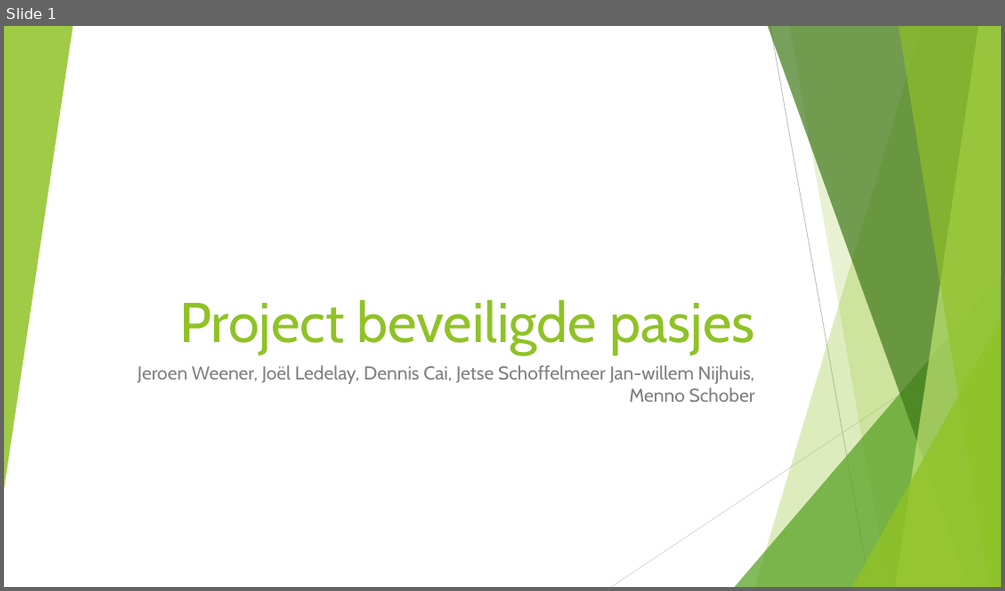
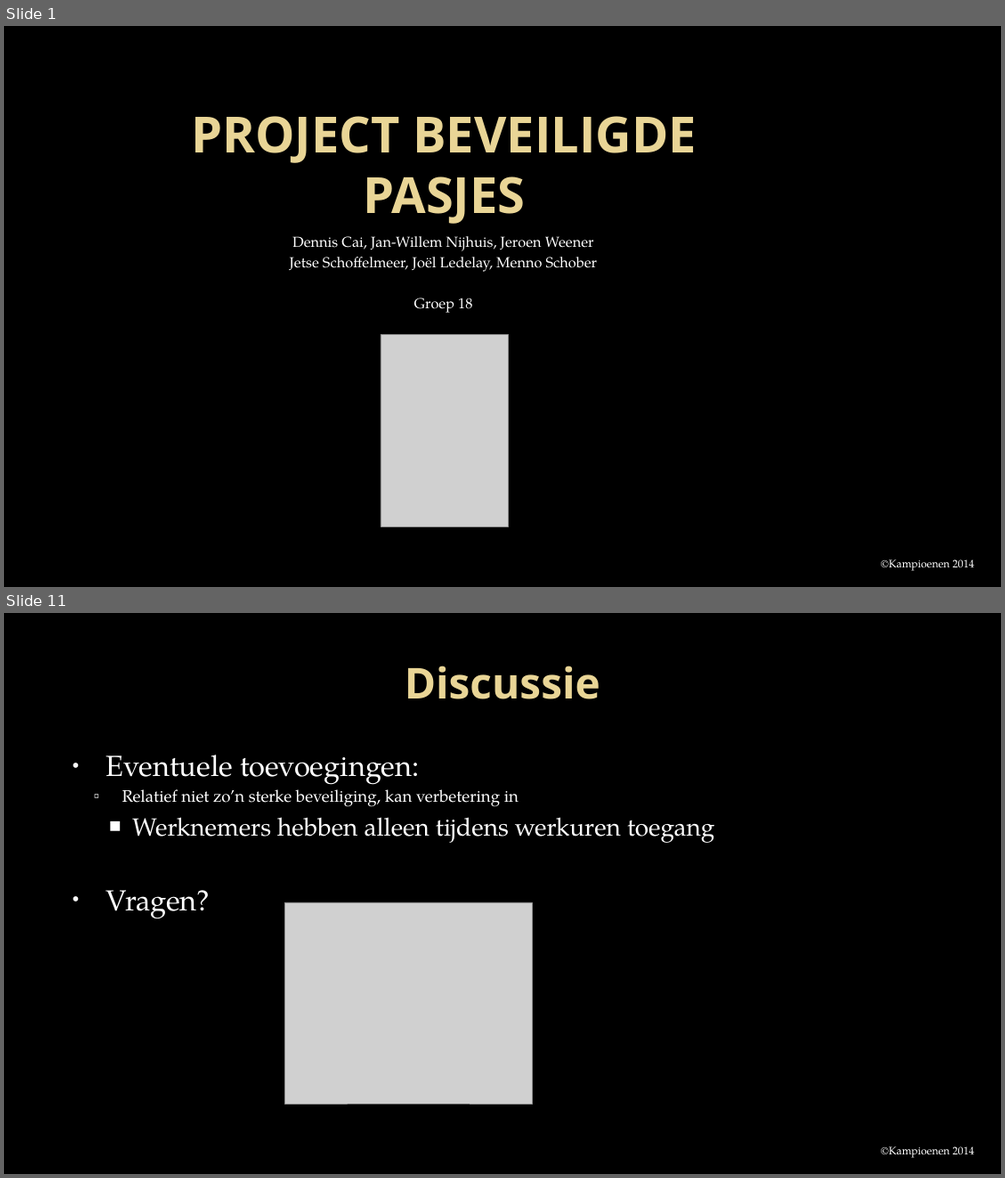
Before and after one commit to Projectgroep-18/Beveiligde-Pasjes, a slide deck: presentatie/Project beveiligde pasjes.pptx. Shown one above the other, each under a label of ours: slide 1 before the commit, slides 1 and 11 after it; the slides between them are not shown. The pictures are 1005x591 and 1005x1178 pixels, drawn with LibreOffice and Linux fonts; fonts in the diff are those of the drawing; grey boxes stand for pictures; background and template pictures are left out. Boxes give left, top, right and bottom in pixels: in the first picture for what was removed or moved away, otherwise in the second. Text is boxed around its words. In the diff, an @@ line names an element or a change of style, - is before the commit and + after.

```diff
--- a/presentatie/Project beveiligde pasjes.pptx
+++ b/presentatie/Project beveiligde pasjes.pptx
@@ slide 11 added at [4, 613, 1001, 1174], background picture (left out) @@
@@ title added at [404, 666, 600, 699], 41 pt, text gradient #EAD696 to #E7D081, bold @@
+Discussie
@@ text added at [106, 755, 715, 919], 16 pt, text #FFFFFF @@
+• Eventuele toevoegingen:
+    ▫ Relatief niet zo’n sterke beveiliging, kan verbetering in
+  ■ Werknemers hebben alleen tijdens werkuren toegang
+• Vragen?
@@ picture added at [284, 902, 532, 1103] @@
@@ text added at [881, 1146, 974, 1158], 10.5 pt, text #FFFFFF @@
+©Kampioenen 2014
@@ slide 1 changed as well @@
@@ background #FFFFFF to picture (left out) @@
@@ group removed at [4, 26, 1001, 587]: 5 freeform shapes, 3 triangles, 2 lines @@
@@ title at [191, 116, 696, 224]: text changed; size 54 to 48 pt; font Cabin to Open Sans; text colour #90C226 to gradient #EAD696 to #E7D081; bold on @@
-Project beveiligde pasjes
+PROJECT BEVEILIGDE PASJES
@@ subtitle at [290, 236, 598, 313]: text changed; size 18 to 14 pt; font Cabin to TeX Gyre Pagella; text colour #808080 to #FFFFFF @@
-Jeroen Weener, Joël Ledelay, Dennis Cai, Jetse Schoffelmeer Jan-willem Nijhuis, Menno Schober
+Dennis Cai, Jan-Willem Nijhuis, Jeroen Weener
+Jetse Schoffelmeer, Joël Ledelay, Menno Schober
+Groep 18
@@ picture added at [380, 334, 509, 526] @@
@@ text added at [881, 559, 974, 571], 10.5 pt, text #FFFFFF @@
+©Kampioenen 2014
```
Also in this commit, not shown: 8 other slides changed, 1 other slide added, 3 slides removed.
